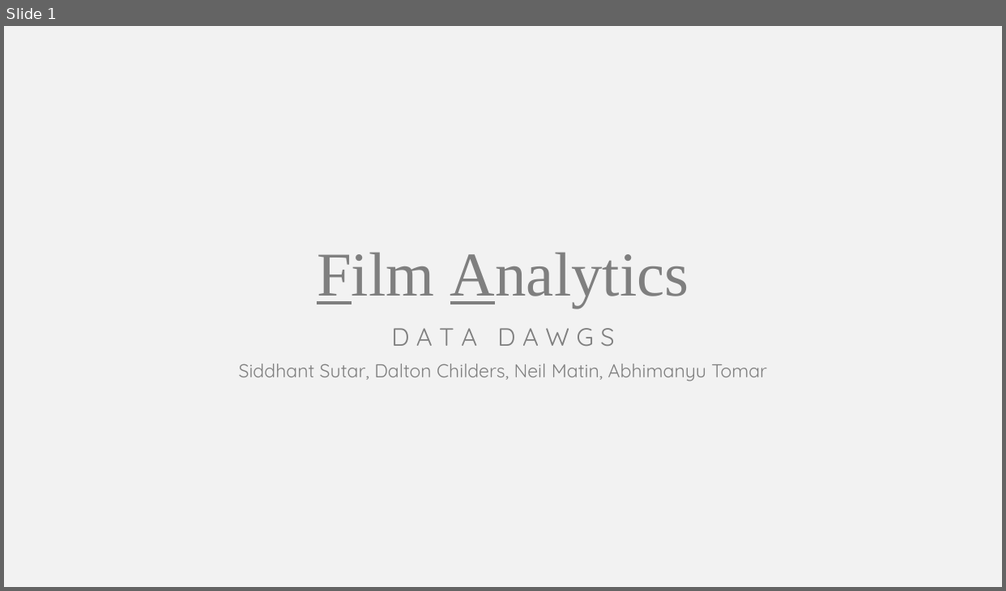
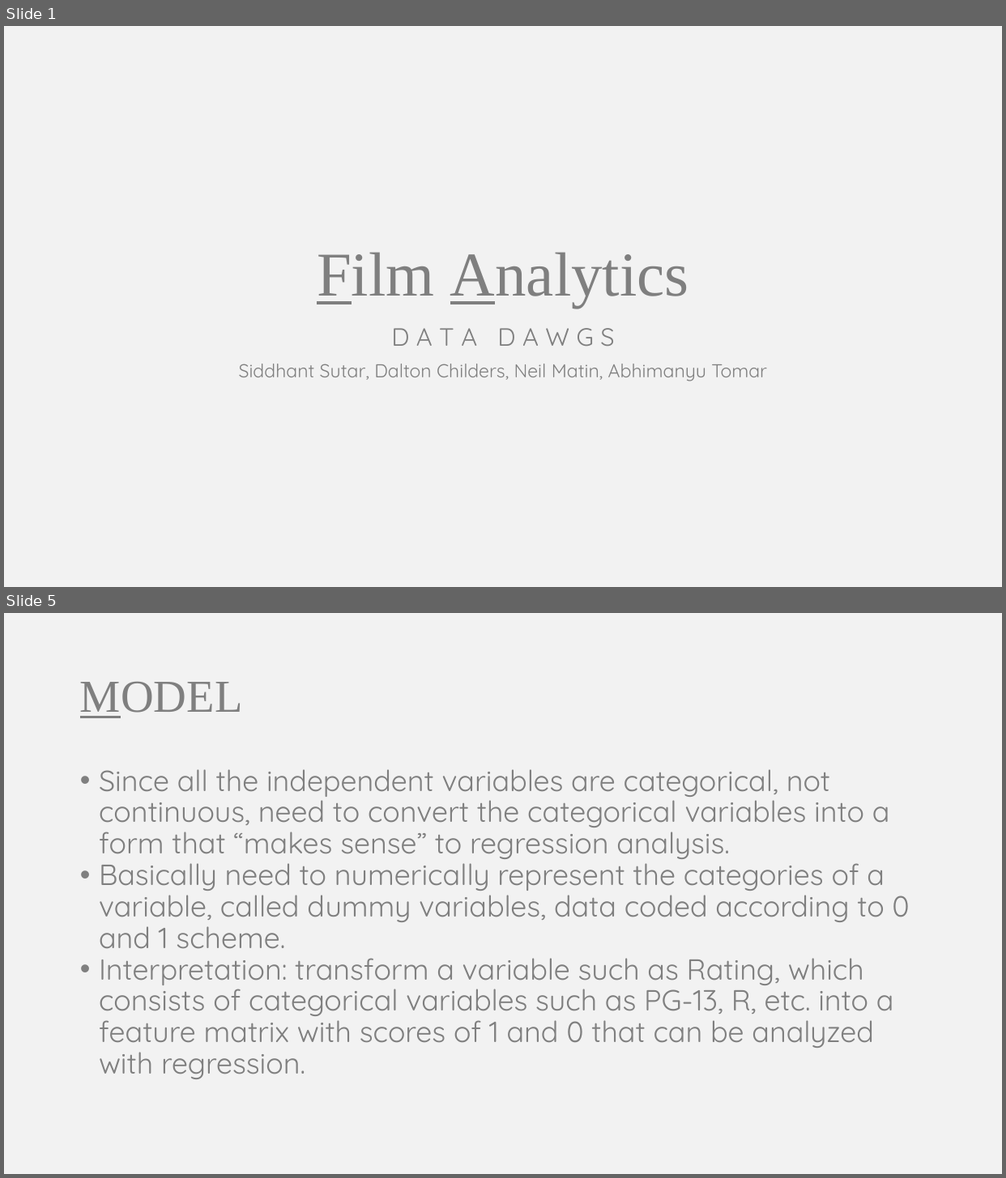
Before and after one commit to somyamohanty/Data_Dawgs, a slide deck: presentations/Presentation 2.pptx. Shown one above the other, each under a label of ours: slide 1 before the commit, slides 1 and 5 after it; the slides between them are not shown. The pictures are 1006x591 and 1006x1178 pixels, drawn with LibreOffice and Linux fonts; fonts in the diff are those of the drawing. Boxes give left, top, right and bottom in pixels: in the first picture for what was removed or moved away, otherwise in the second. Text is boxed around its words. In the diff, an @@ line names an element or a change of style, - is before the commit and + after.

```diff
--- a/presentations/Presentation 2.pptx
+++ b/presentations/Presentation 2.pptx
@@ slide 5 added at [4, 613, 1002, 1174], background #F2F2F2 @@
@@ title added at [80, 681, 243, 718], 44 pt, text #7F7F7F @@
+MODEL
@@ text added at [99, 769, 909, 1080], 28 pt, text #7F7F7F @@
+• Since all the independent variables are categorical, not continuous, need to convert the categorical variables into a form that “makes sense” to regression analysis.
+• Basically need to numerically represent the categories of a variable, called dummy variables, data coded according to 0 and 1 scheme.
+• Interpretation: transform a variable such as Rating, which consists of categorical variables such as PG-13, R, etc. into a feature matrix with scores of 1 and 0 that can be analyzed with regression.
```
Also in this commit, not shown: 10 slides changed, 1 other slide added, 1 slide removed.
